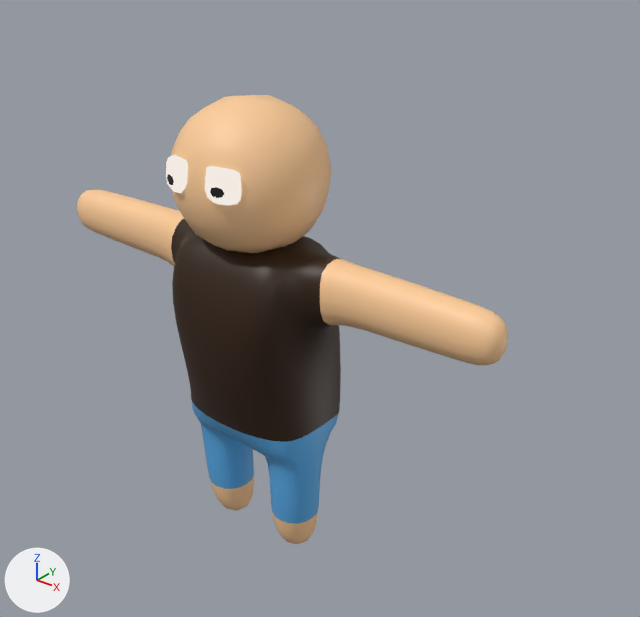
The Blender file Assets/Models/Alumno/Modelo_Rig_Completo.blend: old version first, new version second.
Before and after are seen from a camera (50 mm lens) standing at (3.82, -4.06, 4.6) and looking at (0.29, 0.35, 1.87). The axes (+X, +Y, +Z) are drawn at lower left. The lights are the same throughout. The first picture is the older version.

Names of what the first picture shows: 'Cuerpo', 'Ojos'.
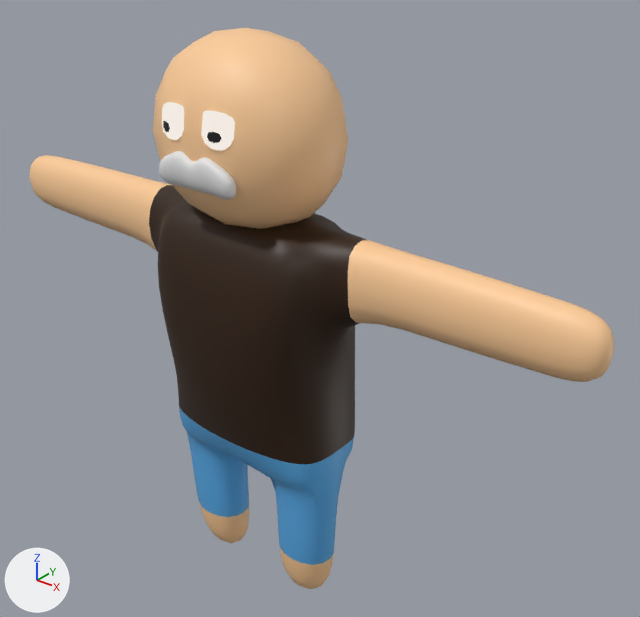
Pixel boxes (x1, y1, x2, y2) of what changed, in the pictures (640 x 617 px):
'Cuerpo', rescaled (35% wider, 25% taller)
    before: (77, 95, 508, 544)
    after: (30, 28, 614, 589)
'Ojos', moved
    before: (166, 155, 242, 206)
    after: (162, 102, 235, 151)
'Cube', added
    after: (159, 151, 236, 199)

The change, as a list of edits to the scene's bpy script:
```text
Change me_cube:
    used by ob_cuerpo; location = (0.0, 0.0, 2.872)
    remove me_cube.from_pydata(...)  # 1796 vertices, 1792 faces; spans x -1.88..1.88, y -0.51..0.57, z -2.86..0.51
    add me_cube.from_pydata(...)  # 1796 vertices, 1792 faces; spans x -2.48..2.48, y -0.51..0.57, z -3.24..0.92
    me_cube part 1: the whole mesh is scaled about its middle by (1.32, 1, 1.23), then moved by (0.0, 0.0, 0.01)
Add me_cube_002:
    me_cube_002.from_pydata([(-1.0, -1.0, -1.3), (-1.0, -1.0, 0.7), (-1.0, 1.0, -1.3), (-1.0, 1.0, 0.7), (0.0, 1.0, -1.19), (0.0, 1.0, 0.81), (0.0, -1.0, -1.19), (0.0, -1.0, 0.81), (-0.29, 1.0, -1.21), (-0.29, -1.0, 2.04), (-0.29, 1.0, 2.04), (-0.29, -1.0, -1.21), (-0.55, 1.0, -1.23), (-0.55, -1.0, 1.41), (-0.55, 1.0, 1.41), (-0.55, -1.0, -1.23)], [], [(0, 1, 3, 2), (15, 13, 1, 0), (14, 3, 1, 13), (8, 4, 6, 11), (8, 10, 5, 4), (12, 14, 10, 8), (12, 8, 11, 15), (5, 10, 9, 7), (6, 7, 9, 11), (2, 12, 15, 0), (2, 3, 14, 12), (10, 14, 13, 9), (11, 9, 13, 15)])
    me_cube_002.polygons.foreach_set('use_smooth', [True] * 13)
Change ob_ojos:
    ob_ojos.location: (-0.193, -0.468, 2.949) -> (-0.193, -0.468, 3.281)
Add ob_cube:
    ob_cube = bpy.data.objects.new('Cube', me_cube_002)
    ob_cube.location = (0.0, -0.484, 2.981)
    ob_cube.rotation_euler = (0.168, 0.0, 0.0)  # degrees (9.6, 0, 0)
    ob_cube.scale = (0.326, 0.0573, 0.0866)
    _m = ob_cube.modifiers.new('Mirror', 'MIRROR')
    _m = ob_cube.modifiers.new('Subdivision', 'SUBSURF')
    _m.levels = 3
```
